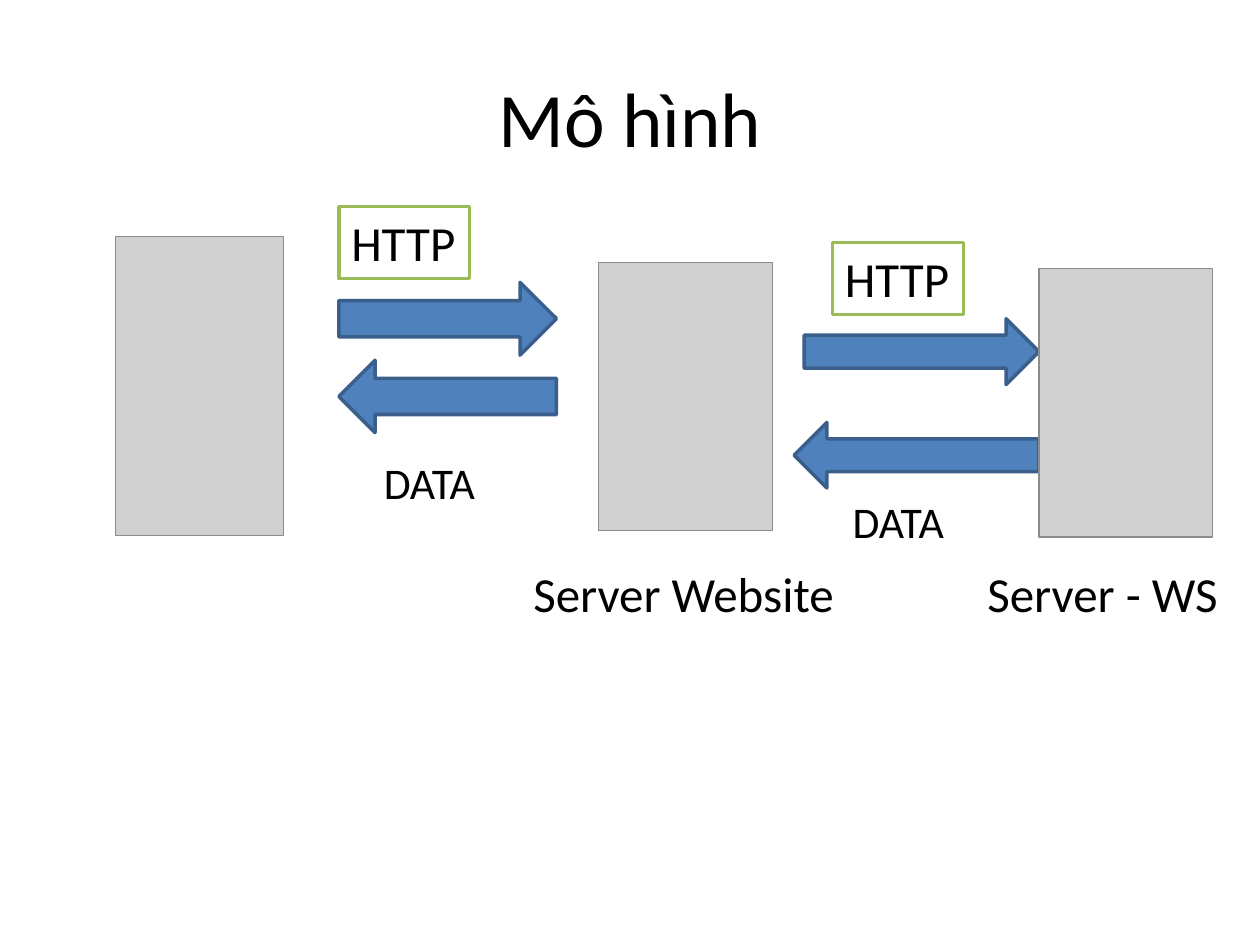
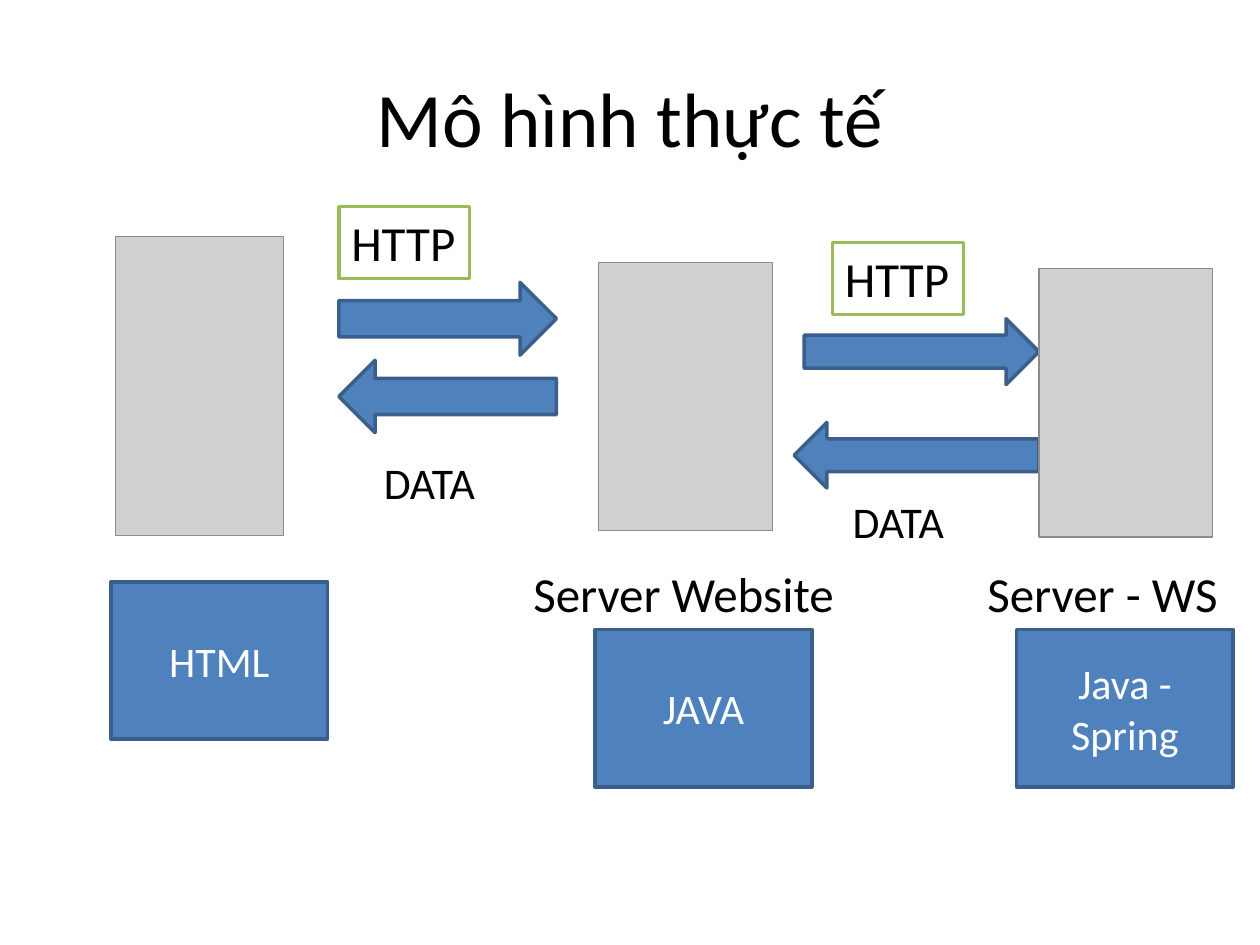
Before and after one commit to phithanh97cs/T3H, a slide deck: slide 23 of Other/Free/Làm web thật đơn giản với Web Service và Spring.pptx (slide 18 before the commit). Drawn at 1260x945 pixels with LibreOffice and Linux fonts; fonts in the diff are those of the drawing; grey boxes stand for pictures. Boxes give left, top, right and bottom in pixels: in the first picture for what was removed or moved away, otherwise in the second. Text is boxed around its words. In the diff, an @@ line names an element or a change of style, - is before the commit and + after.

```diff
--- a/Other/Free/Làm web thật đơn giản với Web Service và Spring.pptx
+++ b/Other/Free/Làm web thật đơn giản với Web Service và Spring.pptx
@@ title at (377,89,882,160): text changed @@
-Mô hình
+Mô hình thực tế
@@ rectangle added at (111,582,328,740), fill #4F81BD, outline #3A5F8C 2 pt, 24 pt, text #FFFFFF @@
+HTML
@@ rectangle added at (595,630,811,788), fill #4F81BD, outline #3A5F8C 2 pt, 24 pt, text #FFFFFF @@
+JAVA
@@ rectangle added at (1017,630,1234,788), fill #4F81BD, outline #3A5F8C 2 pt, 24 pt, text #FFFFFF @@
+Java - Spring
```
Also in this commit, not shown: 2 other slides changed, 6 slides added, 1 slide removed, 1 other file.
